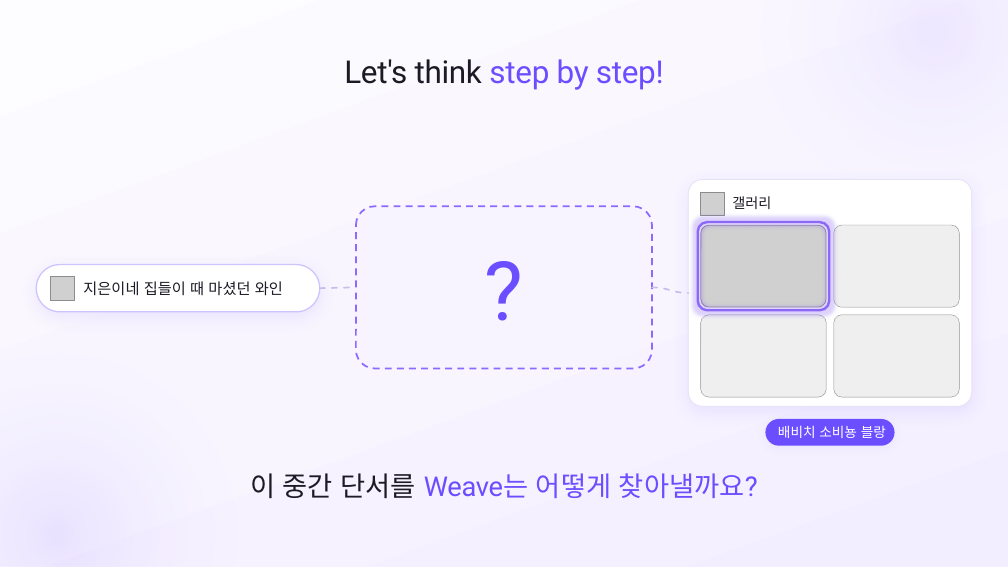
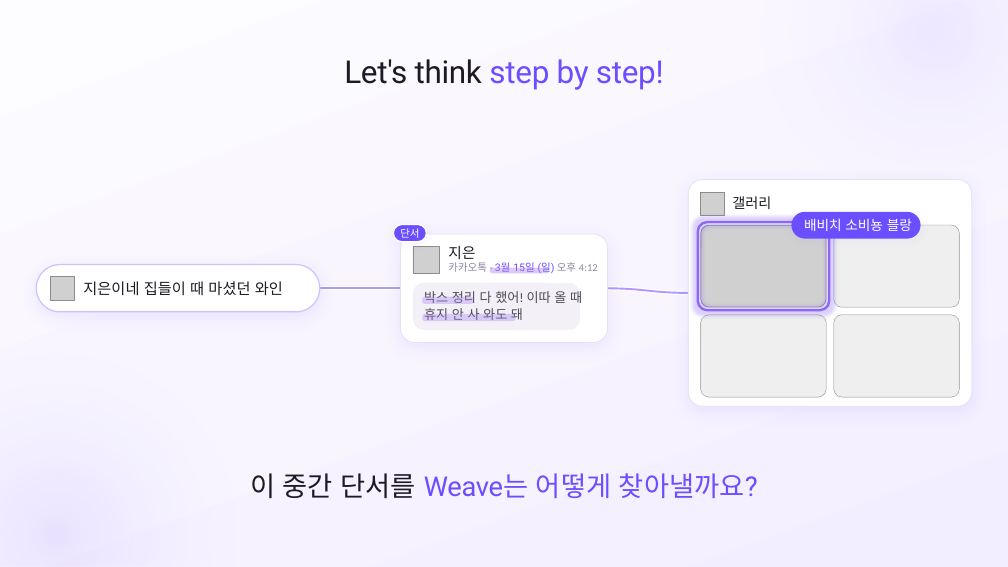
Before and after one commit to SB-Jo/t3, a slide deck: slide 11 of weave/결선준비/09_HowItWorks/HowItWorks_Argon_claude.pptx. Drawn at 1008x567 pixels with LibreOffice and Linux fonts; fonts in the diff are those of the drawing; grey boxes stand for pictures. Boxes give left, top, right and bottom in pixels: in the first picture for what was removed or moved away, otherwise in the second. Text is boxed around its words. In the diff, an @@ line names an element or a change of style, - is before the commit and + after.

```diff
--- a/weave/결선준비/09_HowItWorks/HowItWorks_Argon_claude.pptx
+++ b/weave/결선준비/09_HowItWorks/HowItWorks_Argon_claude.pptx
@@ text removed at [356,206,653,369] @@
-?
@@ rounded rectangle added at [393,225,426,242], fill #6B4EFF, outline #FFFFFF 1.2 pt @@
@@ text added at [400,228,419,238], 10 pt, text #FFFFFF @@
+단서
@@ rounded rectangle: place and size @@
-rounded rectangle at [356,206,653,369]
+rounded rectangle at [401,234,608,343]
@@ rounded rectangle at [401,234,608,343]: fill #F7F4FF at 80% opacity to #FFFFFF; outline #8B6BFF 1.65 pt dashed to #E6E0F5 0.75 pt; shadow on; proportions changed @@
@@ rounded rectangle: place and size @@
-rounded rectangle at [765,419,895,445]
+rounded rectangle at [792,212,921,238]
@@ text "배비치 소비뇽 블랑": place and size @@
-text "배비치 소비뇽 블랑" at [778,425,886,438]
+text "배비치 소비뇽 블랑" at [804,218,912,231]
@@ rounded rectangle added at [490,268,549,274], fill #A67CF2 at 40% opacity @@
@@ freeform shape added at [315,288,407,289], outline #FFFFFF 4.5 pt @@
@@ freeform shape added at [315,288,407,289], outline #6B4EFF 1.8 pt @@
@@ freeform shape: place and size @@
-freeform shape at [320,287,356,288]
+freeform shape at [320,288,388,289]
@@ rounded rectangle added at [423,296,473,304], fill #A67CF2 at 34% opacity @@
@@ freeform shape added at [602,288,693,293], outline #FFFFFF 4.5 pt @@
@@ freeform shape added at [602,288,693,293], outline #6B4EFF 1.8 pt @@
@@ freeform shape: place and size @@
-freeform shape at [652,287,688,293]
+freeform shape at [621,288,689,293]
@@ rounded rectangle added at [423,314,516,321], fill #A67CF2 at 34% opacity @@
@@ group added at [413,246,598,330]: 4 texts, 1 picture, 1 rounded rectangle @@
+지은
+카카오톡 · 3월 15일 (일) 오후 4:12
+박스 정리 다 했어! 이따 올 때
+휴지 안 사 와도 돼
```
Also in this commit, not shown: 13 other slides changed, 25 other files.
